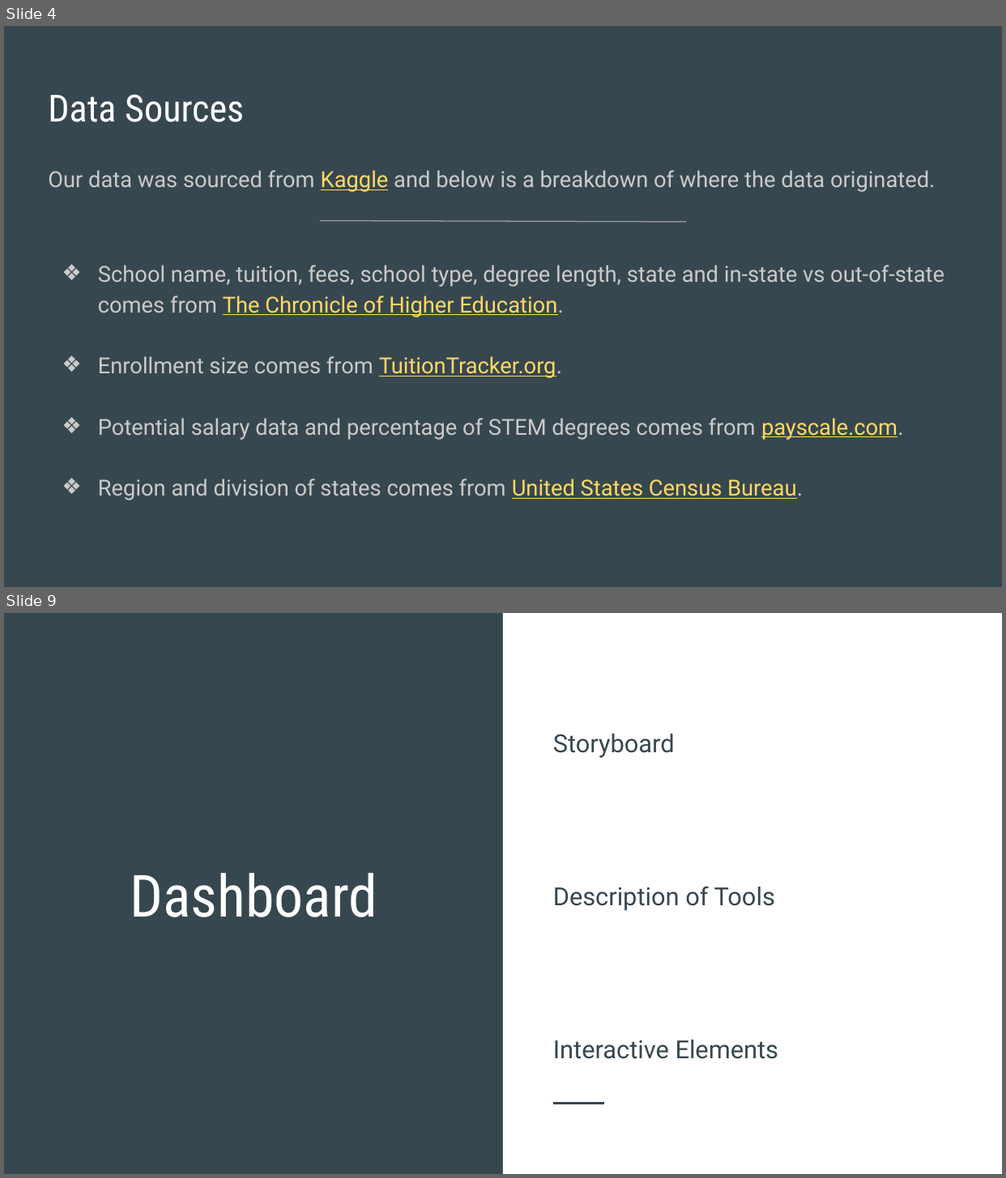
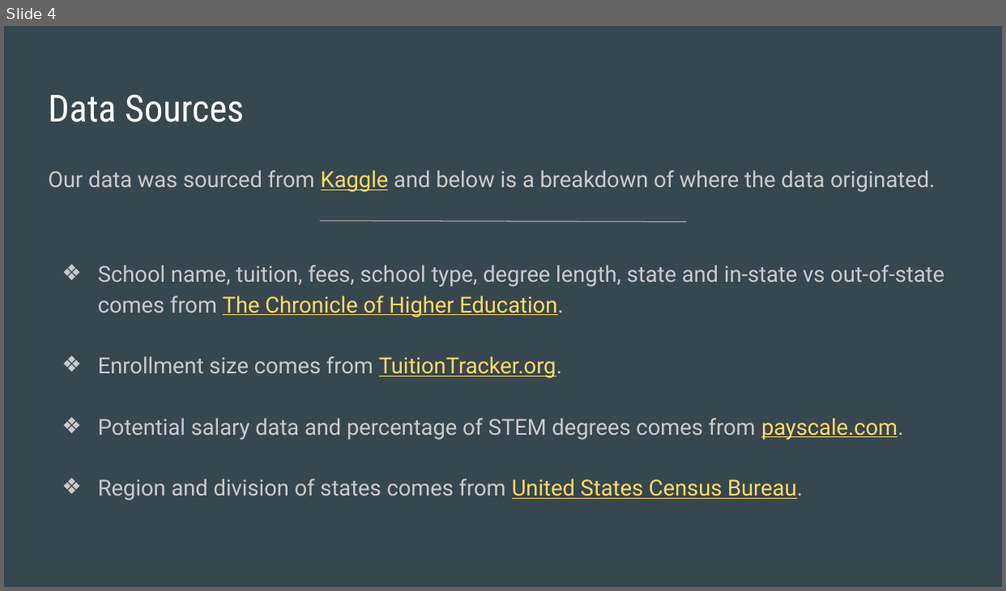
Before and after one commit to razon7/Group-Project, a slide deck: College_Costs_Career_Pay.pptx. Shown one above the other, each under a label of ours: slides 4 and 9 before the commit, slide 4 after it; the slides between them are not shown. The pictures are 1006x1178 and 1006x591 pixels, drawn with LibreOffice and Linux fonts; fonts in the diff are those of the drawing. Boxes give left, top, right and bottom in pixels: in the first picture for what was removed or moved away, otherwise in the second. Text is boxed around its words. In the diff, an @@ line names an element or a change of style, - is before the commit and + after.

```diff
--- a/College_Costs_Career_Pay.pptx
+++ b/College_Costs_Career_Pay.pptx
@@ slide 9 removed at [4, 613, 1002, 1174], background #37474F @@
@@ rectangle removed at [503, 613, 1002, 1174] @@
@@ text removed at [553, 734, 779, 1059] @@
-Storyboard
-Description of Tools
-Interactive Elements
@@ title removed at [130, 873, 377, 918] @@
-Dashboard
@@ line removed from (553, 1104) to (603, 1104) @@
```
Also in this commit, not shown: 3 slides changed, 6 slides added, 2 other slides removed, 1 other file.
